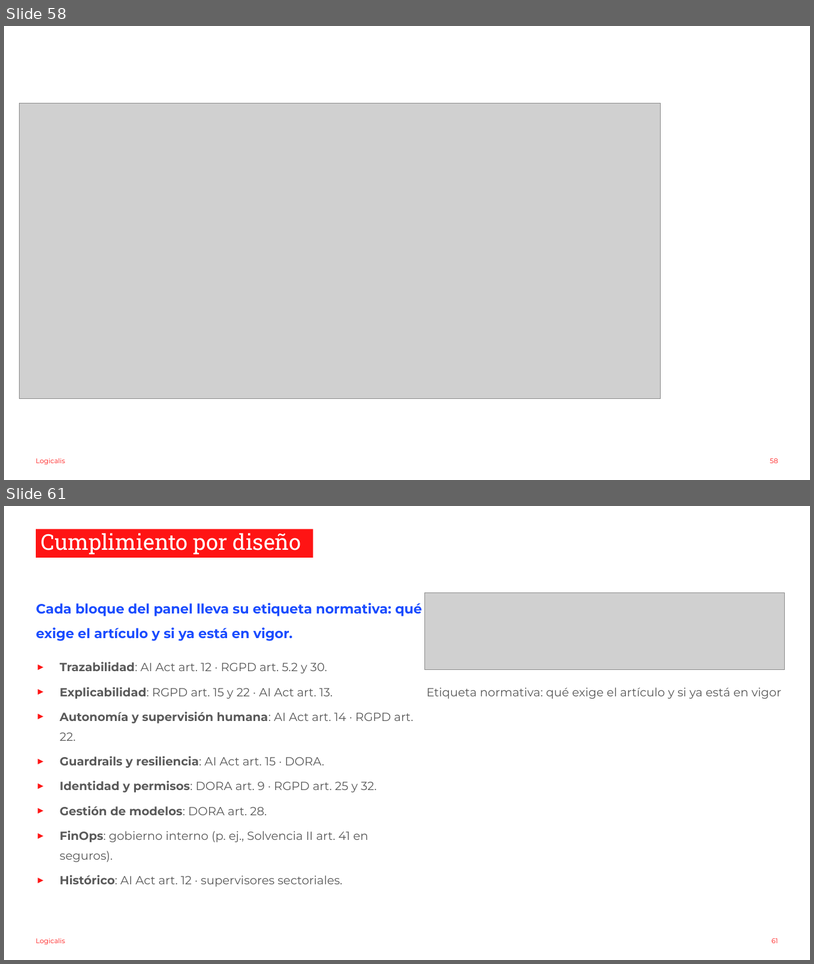
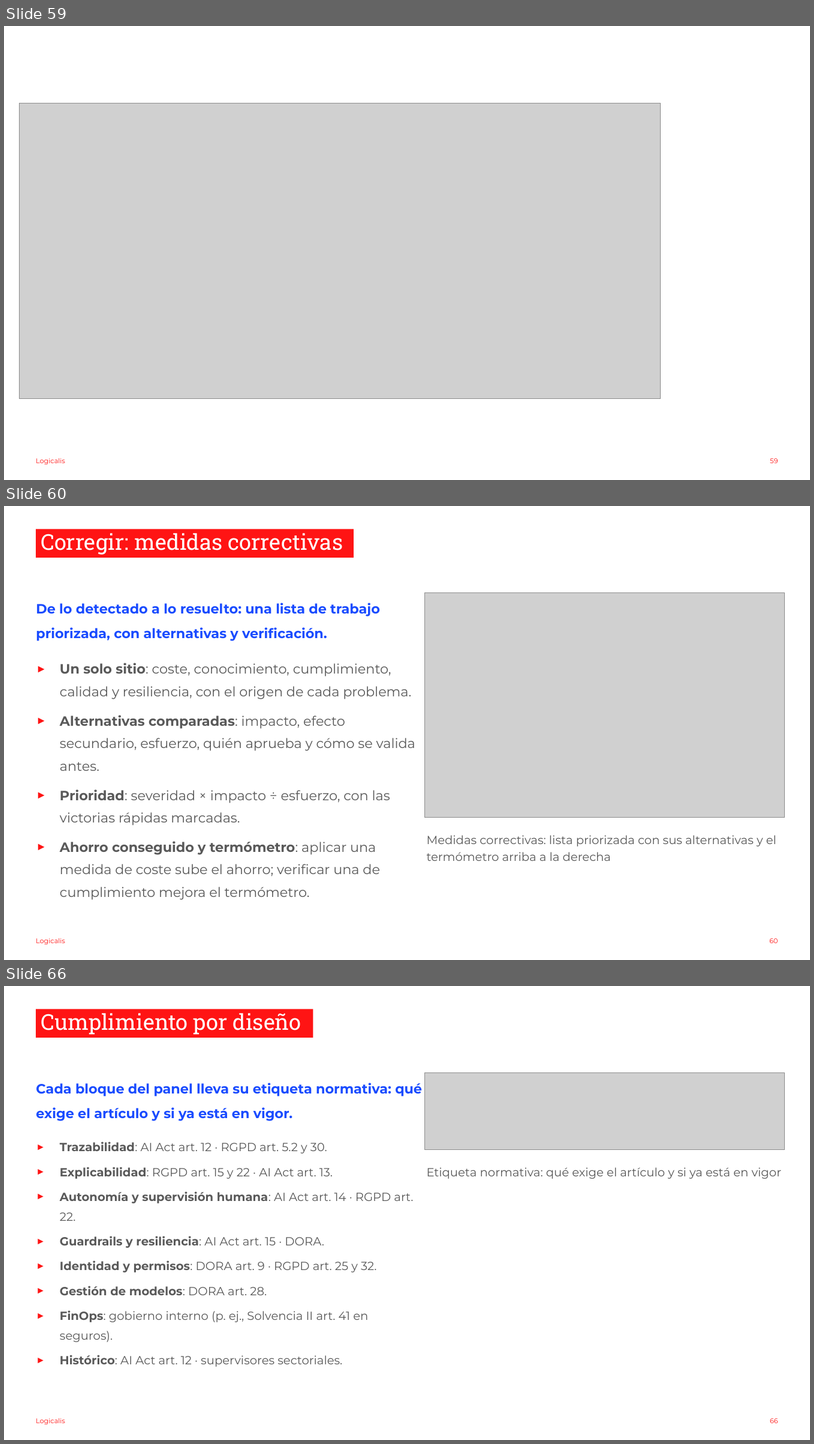
Before and after one commit to nachoenjuto/fnol-triage-v2, a slide deck: _docs/slides-observabilidad.pptx. Shown one above the other, each under a label of ours: slides 58 and 61 before the commit, slides 59, 60 and 66 after it; the slides between them are not shown. The pictures are 814x964 and 814x1444 pixels, drawn with LibreOffice and Linux fonts; fonts in the diff are those of the drawing; grey boxes stand for pictures; background and template pictures are left out. Boxes give left, top, right and bottom in pixels: in the first picture for what was removed or moved away, otherwise in the second. Text is boxed around its words. In the diff, an @@ line names an element or a change of style, - is before the commit and + after.

```diff
--- a/_docs/slides-observabilidad.pptx
+++ b/_docs/slides-observabilidad.pptx
@@ slide 60 added at (x1=4, y1=506, x2=810, y2=960), background #FFFFFF; not listed: 1 template element that a slide beside it also shows @@
@@ title added at (x1=36, y1=529, x2=354, y2=558), fill #FF1414, 26 pt, text #FFFFFF @@
+Corregir: medidas correctivas
@@ picture added at (x1=425, y1=592, x2=785, y2=817) @@
@@ text added at (x1=36, y1=603, x2=380, y2=641), 16 pt, text #194BFF, bold @@
+De lo detectado a lo resuelto: una lista de trabajo priorizada, con alternativas y verificación.
@@ text added at (x1=60, y1=663, x2=416, y2=900), 16 pt, text #595959 @@
+► Un solo sitio: coste, conocimiento, cumplimiento, calidad y resiliencia, con el origen de cada problema.
+► Alternativas comparadas: impacto, efecto secundario, esfuerzo, quién aprueba y cómo se valida antes.
+► Prioridad: severidad × impacto ÷ esfuerzo, con las victorias rápidas marcadas.
+► Ahorro conseguido y termómetro: aplicar una medida de coste sube el ahorro; verificar una de cumplimiento mejora el termómetro.
@@ text added at (x1=427, y1=835, x2=777, y2=861), 14 pt, text #595959 @@
+Medidas correctivas: lista priorizada con sus alternativas y el termómetro arriba a la derecha
@@ page number added at (x1=770, y1=938, x2=778, y2=943), 8 pt, text #FF1414 @@
+60
@@ what was slide 58 is now slide 59 @@
@@ page number at (x1=770, y1=458, x2=778, y2=463): text changed @@
-58
+59
@@ what was slide 61 is now slide 66 @@
@@ page number at (x1=770, y1=1418, x2=779, y2=1423): text changed @@
-61
+66
```
Also in this commit, not shown: 5 slides changed, 6 other slides added, 51 other files.
